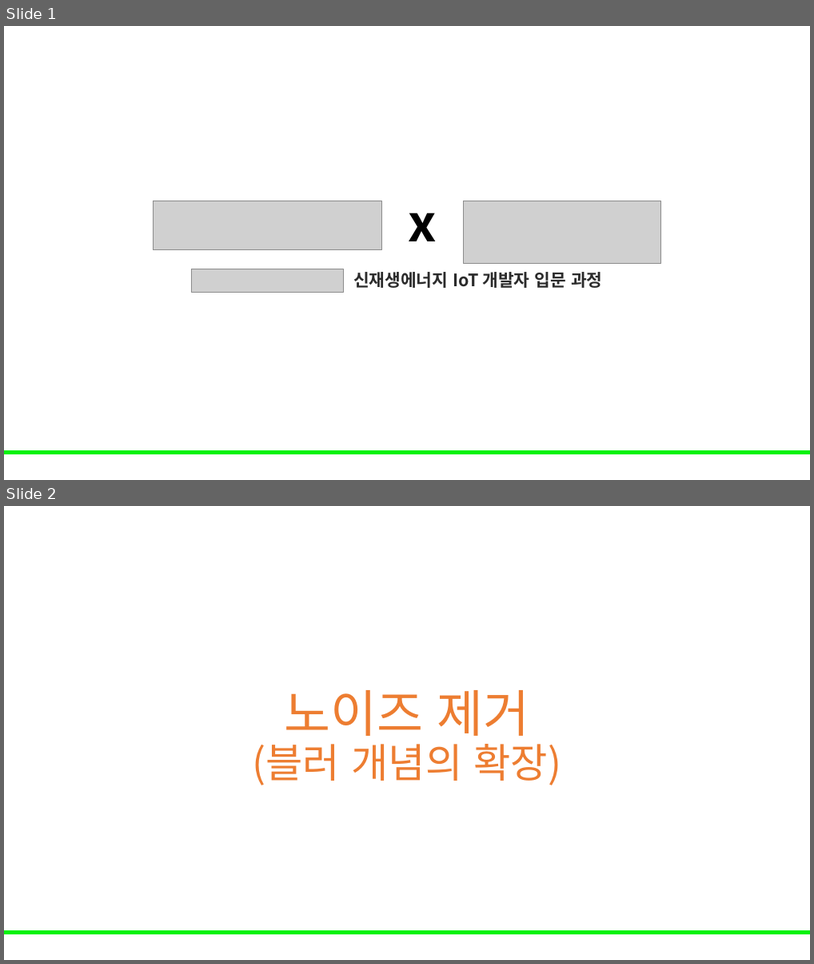
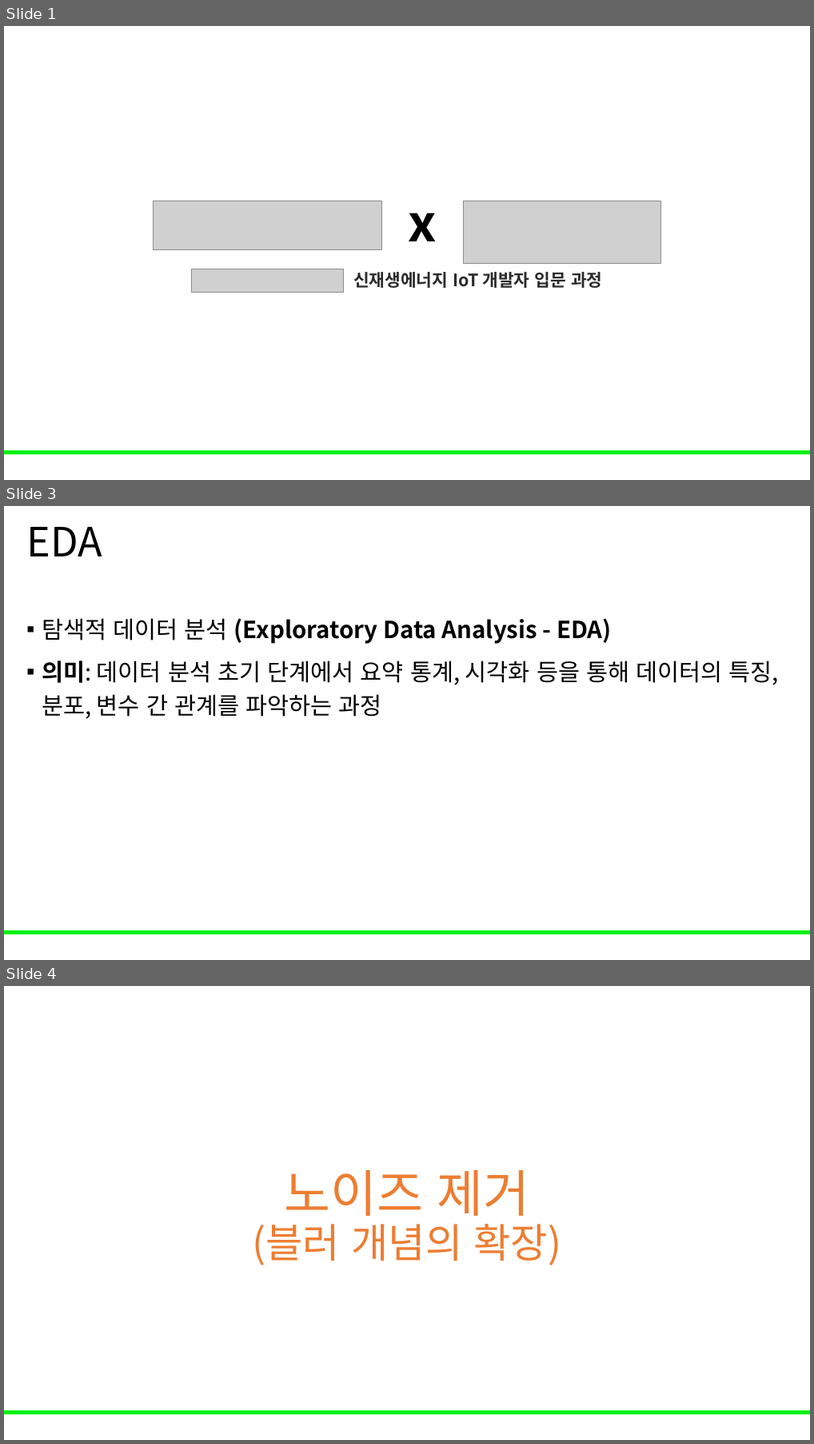
Before and after one commit to Leader-Lesson/KDT_RE_5th, a slide deck: material/5_AI/04_데이터 전처리와 EDA 기초.pptx. Shown one above the other, each under a label of ours: slides 1 and 2 before the commit, slides 1, 3 and 4 after it; the slides between them are not shown. The pictures are 814x964 and 814x1444 pixels, drawn with LibreOffice and Linux fonts; fonts in the diff are those of the drawing; grey boxes stand for pictures; background and template pictures are left out. Boxes give left, top, right and bottom in pixels: in the first picture for what was removed or moved away, otherwise in the second. Text is boxed around its words. In the diff, an @@ line names an element or a change of style, - is before the commit and + after.

```diff
--- a/material/5_AI/04_데이터 전처리와 EDA 기초.pptx
+++ b/material/5_AI/04_데이터 전처리와 EDA 기초.pptx
@@ slide 3 added at (4,506,810,960), background #FFFFFF; not listed: 1 template element that a slide beside it also shows @@
@@ title added at (26,527,102,556), 48 pt, text #000000 @@
+EDA
@@ text added at (42,618,779,719), 28 pt, text #000000 @@
+▪ 탐색적 데이터 분석 (Exploratory Data Analysis - EDA)
+▪ 의미: 데이터 분석 초기 단계에서 요약 통계, 시각화 등을 통해 데이터의 특징, 분포, 변수 간 관계를 파악하는 과정
@@ what was slide 2 is now slide 4 @@
```
Also in this commit, not shown: 3 slides changed, 7 other slides added.
